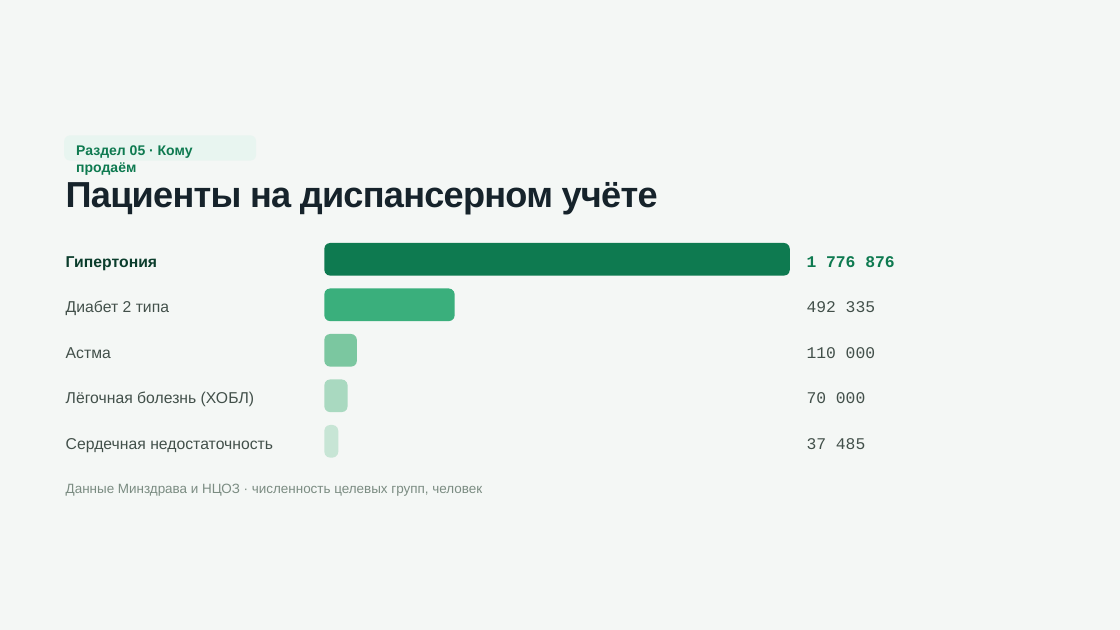
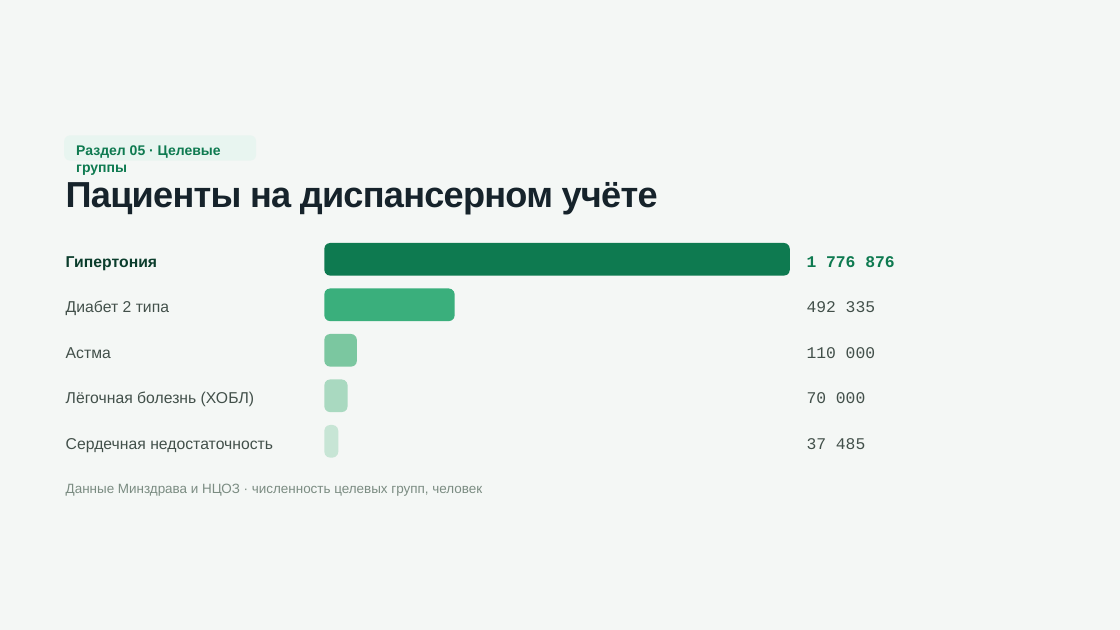
Before and after one commit to Beibute/damumed-band, a slide deck: slide 10 of files/damumed-band-prezentaciya.pptx. Drawn at 1120x630 pixels with LibreOffice and Linux fonts; fonts in the diff are those of the drawing. Boxes give left, top, right and bottom in pixels: in the first picture for what was removed or moved away, otherwise in the second. Text is boxed around its words. In the diff, an @@ line names an element or a change of style, - is before the commit and + after.

Commit message:
Отчёт и презентация с новыми названиями разделов

```diff
--- a/files/damumed-band-prezentaciya.pptx
+++ b/files/damumed-band-prezentaciya.pptx
@@ text at bbox=[76, 145, 221, 175]: text changed @@
-Раздел 05 · Кому продаём
+Раздел 05 · Целевые группы
```
Also in this commit, not shown: 2 other slides changed, 1 other file.
